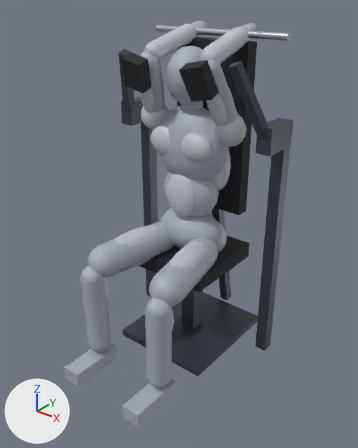
Before and after pictures for a commit that changed the glTF model public/models/exercises/machine-seated-pullover.glb.
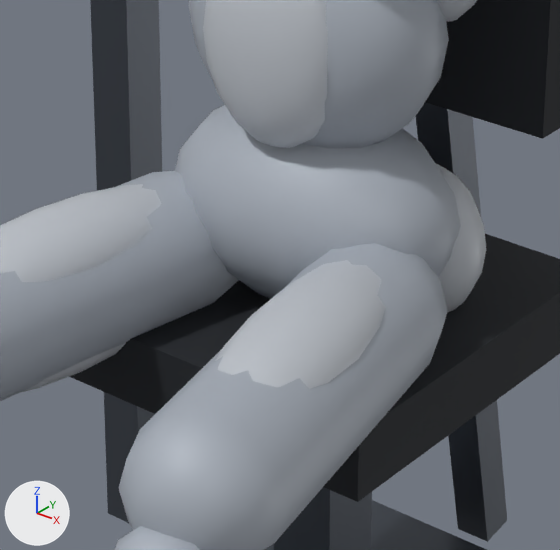
Each version appears first whole from a camera (50 mm lens) standing at (1.182, -1.557, 1.518) and looking at (0.04, -0.129, 0.633), and next in a close-up on the part from 35% to 68% of the width and 41% to 68% of the height. Lighting does not change. The marker at lower left points along +X, +Y and +Z. The older version's two pictures come first. Where no turn or scale is listed for an object, it has been applied to the vertices.

The first close-up shows 'abdomen', 'abs', 'back_mesh', 'back_strut_mesh', 'pelvis', 'post_r_mesh', 'quads_l', 'quads_r', 'seat_pad_mesh', 'seat_post_mesh', 'thigh_l', 'thigh_r' and 5 more.
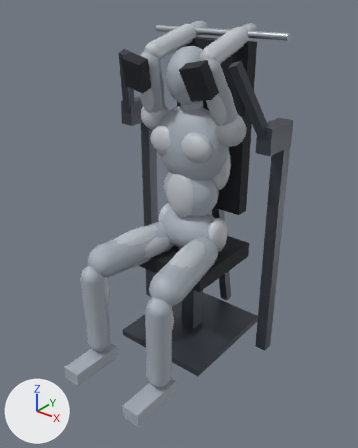
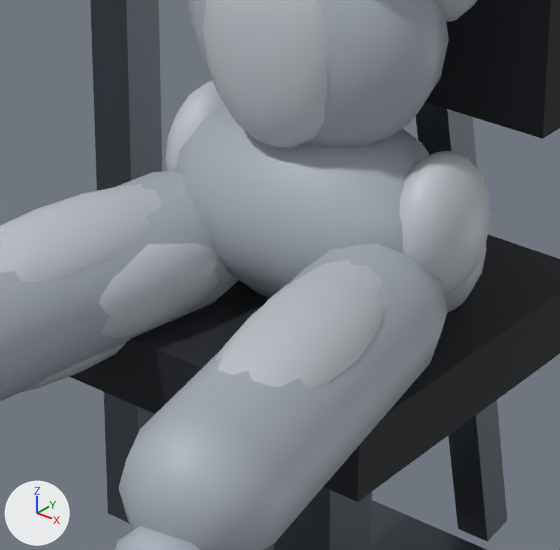
Where the change shows, as pixel boxes (x1, y1, x2, y2) in the close-ups (560 x 550 px):
'abductor_l', added: after (399, 151, 491, 296)
'adductor_r', added: after (99, 243, 218, 338)
'abductor_r', added: after (166, 80, 225, 172)
'glute_l', unchanged, covered by the edit: before (435, 163, 486, 312); after (444, 244, 486, 312)

What changed in the scene script:
```text
Add ob_abductor_r:
    ob_abductor_r = bpy.data.objects.new('abductor_r', me_mesh_1)
    ob_abductor_r.parent = ob_hips
    ob_abductor_r.location = (-0.13, 0.015, 0.0)
    ob_abductor_r.scale = (0.04, 0.06, 0.07)
Add ob_adductor_r:
    ob_adductor_r = bpy.data.objects.new('adductor_r', me_mesh_1)
    ob_adductor_r.parent = ob_hip_r
    ob_adductor_r.location = (0.045, 0.0, -0.14)
    ob_adductor_r.scale = (0.03, 0.045, 0.11)
Add ob_abductor_l:
    ob_abductor_l = bpy.data.objects.new('abductor_l', me_mesh_1)
    ob_abductor_l.parent = ob_hips
    ob_abductor_l.location = (0.13, 0.015, 0.0)
    ob_abductor_l.scale = (0.04, 0.06, 0.07)
```
